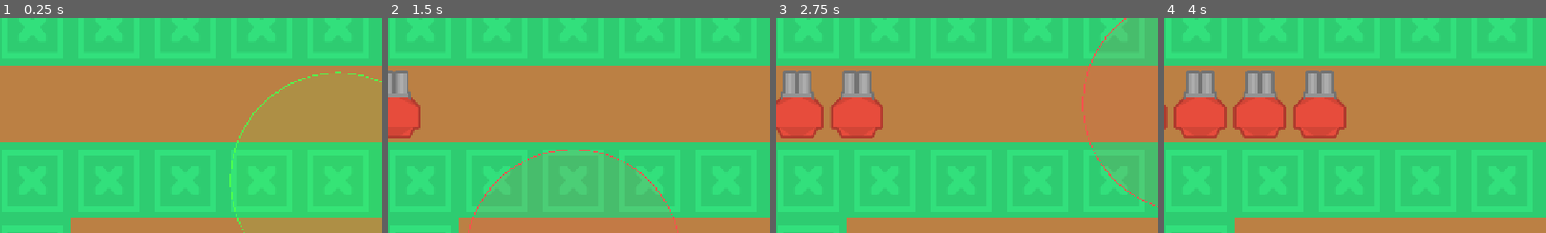
Above: before the commit, frames 1-4 (left to right).
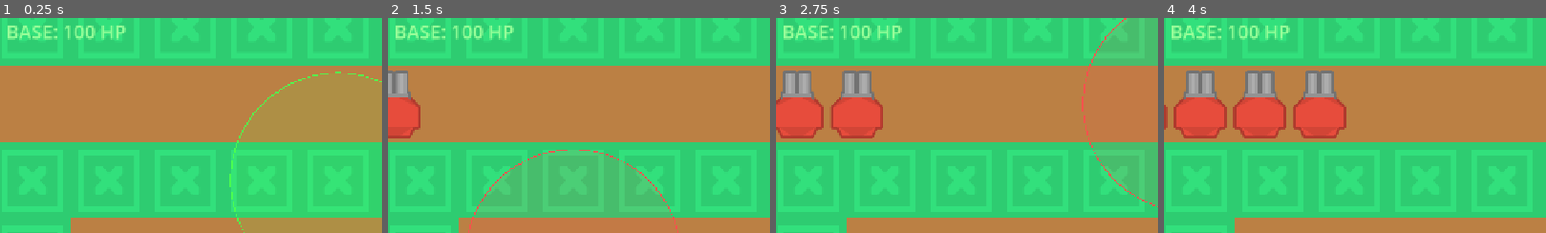
Above: after the commit, the same moments.

Repository: MarioMunPeq/primer-tower-defense
Game: Godot game, scene res://scenes/main.tscn
The game is run twice, just before and just after one commit, with the same random seed, the same clock (stepped at 60 frames per second) and the same inputs.
Inputs (mouse positions are % of the whole screen's width and height, from its top left):
- Up to frame 1 (0.25 s): no input
- Up to frame 2 (1.5 s): tap Enter at 0.5 s; move the mouse to (72, 45) at 0.52 s; click (72, 45) at 0.67 s; move the mouse to (30, 55) at 1.27 s; click (30, 55) at 1.42 s
- Up to frame 3 (2.75 s): move the mouse to (60, 28) at 2.02 s; click (60, 28) at 2.17 s
- Up to frame 4 (4 s): move the mouse to (45, 70) at 2.77 s; click (45, 70) at 2.92 s; move the mouse to (80, 65) at 3.52 s; click (80, 65) at 3.67 s
The pictures show only the part of the screen within x 1-51%, y 7-57%; the shares and areas given below are measured in that part.

The runs differ from the first frame. In frame 1, 1.0% of the frame differs, in the area x 2-33%, y 3-11%; in frame 2, 1.0%; in frame 3, 1.0%; in frame 4, 1.0%.

Commit message:
perf: stabilize runtime and optimize gameplay loops

Diff:
--- a/scenes/main.tscn
+++ b/scenes/main.tscn
@@ -41,3 +41,49 @@
 theme_override_colors/font_color = Color(1, 1, 0.5, 1)
 theme_override_font_sizes/font_size = 32
 text = ""
+
+[node name="BaseLabel" type="Label" parent="UI"]
+offset_left = 20.0
+offset_top = 48.0
+offset_right = 400.0
+offset_bottom = 92.0
+theme_override_colors/font_color = Color(0.6, 1, 0.6, 1)
+theme_override_font_sizes/font_size = 32
+text = ""
+
+[node name="EndScreen" type="CanvasLayer" parent="."]
+process_mode = 3
+visible = false
+
+[node name="Dim" type="ColorRect" parent="EndScreen"]
+anchors_preset = 15
+anchor_right = 1.0
+anchor_bottom = 1.0
+grow_horizontal = 2
+grow_vertical = 2
+color = Color(0, 0, 0, 0.6)
+
+[node name="Center" type="CenterContainer" parent="EndScreen"]
+anchors_preset = 15
+anchor_right = 1.0
+anchor_bottom = 1.0
+grow_horizontal = 2
+grow_vertical = 2
+
+[node name="VBox" type="VBoxContainer" parent="EndScreen/Center"]
+layout_mode = 2
+theme_override_constants/separation = 24
+
+[node name="StatusLabel" type="Label" parent="EndScreen/Center/VBox"]
+layout_mode = 2
+theme_override_colors/font_color = Color(1, 1, 1, 1)
+theme_override_font_sizes/font_size = 72
+horizontal_alignment = 1
+text = "GAME OVER"
+
+[node name="RestartButton" type="Button" parent="EndScreen/Center/VBox"]
+custom_minimum_size = Vector2(300, 72)
+layout_mode = 2
+size_flags_horizontal = 4
+theme_override_font_sizes/font_size = 36
+text = "RESTART"
--- a/scripts/enemies/basic_enemy.gd
+++ b/scripts/enemies/basic_enemy.gd
@@ -6,6 +6,7 @@
 ## damaged by towers.
 
 signal died(reward_amount: int)
+signal reached_base
 
 @export var speed: float = 100.0
 # HP is low enough that the starting two towers (100$ / 50$ each) can kill
@@ -13,8 +14,9 @@
 @export var health: int = 4
 @export var reward: int = 10
 
-func _ready() -> void:
-	print("BasicEnemy spawned at ", global_position)
+## Guarantees the enemy finishes exactly once (dies OR reaches the base), never
+## both, so its reward/damage signals are emitted at most one time.
+var _resolved := false
 
 func _physics_process(delta: float) -> void:
 	var follow := get_parent() as PathFollow2D
@@ -29,22 +31,31 @@
 ## Applies damage to the enemy. When health reaches zero the enemy dies and
 ## emits the `died` signal (for reward), then frees its PathFollow2D.
 func take_damage(amount: int) -> void:
-	if health <= 0:
+	if _resolved or health <= 0:
 		return
 	health -= amount
 	if health <= 0:
 		_die()
 
 func _die() -> void:
+	if _resolved:
+		return
+	_resolved = true
 	died.emit(reward)
-	if is_instance_valid(get_parent()) and get_parent() is PathFollow2D:
-		get_parent().queue_free()
-	else:
+	_free_follow()
+
+## Called when the enemy completes the path. Emits `reached_base` so the game
+## can damage the base (no reward for a leaked enemy), then frees itself.
+func _reach_end() -> void:
+	if _resolved:
+		return
+	_resolved = true
+	reached_base.emit()
+	_free_follow()
+
+func _free_follow() -> void:
+	var parent := get_parent()
+	if is_instance_valid(parent) and parent is PathFollow2D:
+		parent.queue_free()
+	elif is_inside_tree():
 		queue_free()
-
-## Called when the enemy completes the path. Frees the PathFollow2D (and this
-## node as its child) so nothing lingers in the scene.
-func _reach_end() -> void:
-	print("BasicEnemy reached end, freeing")
-	if is_instance_valid(get_parent()) and get_parent() is PathFollow2D:
-		get_parent().queue_free()
--- a/scripts/main.gd
+++ b/scripts/main.gd
@@ -8,23 +8,23 @@
 const ATLAS_ROAD := Vector2i(1, 0)
 
 const BASIC_TOWER := preload("res://scenes/towers/basic_tower.tscn")
+const BASIC_TOWER_SCRIPT := preload("res://scripts/towers/basic_tower.gd")
 
 const TOWER_COST := 50
+const BASE_HP_MAX := 100
 
 var _towers := {}
 var _hover_tile := Vector2i(-1, -1)
 var _money: int = 100
 var _selected_tower: Node2D = null
-var _tower_range: float = -1.0
-
-## Reads the real attack range from the BasicTower scene, cached once so the
-## preview drawn around the cursor always matches actual tower range.
-func _get_tower_range() -> float:
-	if _tower_range < 0.0:
-		var dummy := BASIC_TOWER.instantiate()
-		_tower_range = dummy.range
-		dummy.free()
-	return _tower_range
+var _base_hp: int = BASE_HP_MAX
+var _game_ended := false
+
+## The placement-preview range comes straight from the tower script's single
+## source constant (equivalent to BasicTower.range) — no scene is instantiated
+## just to read a number, so this is free to call.
+func _preview_range() -> float:
+	return BASIC_TOWER_SCRIPT.RANGE
 
 func _ready():
 	_setup_tilemap()
@@ -37,8 +37,12 @@
 
 	$WaveSpawner.wave_started.connect(_on_wave_started)
 	$WaveSpawner.enemy_rewarded.connect(_on_enemy_rewarded)
+	$WaveSpawner.enemy_reached_base.connect(_on_enemy_reached_base)
+	$WaveSpawner.game_complete.connect(_on_victory)
 	$WaveSpawner.setup($EnemyPath)
+	$EndScreen/Center/VBox/RestartButton.pressed.connect(_on_restart_pressed)
 	_update_money_ui()
+	_update_base_ui()
 
 func _setup_tilemap():
 	var ts := TileSet.new()
@@ -108,17 +112,51 @@
 func _on_enemy_rewarded(amount: int) -> void:
 	_money += amount
 	_update_money_ui()
+	_update_range_preview()
 
 func _update_money_ui() -> void:
 	$UI/MoneyLabel.text = "MONEY: $%d" % _money
 
-## Updates the hovered tile (for placement feedback) and the range preview.
+func _update_base_ui() -> void:
+	$UI/BaseLabel.text = "BASE: %d HP" % _base_hp
+
+## An enemy reached the exit: damage the base (no reward). Ends the game with a
+## loss when the base drops to zero or below.
+func _on_enemy_reached_base(damage: int) -> void:
+	if _game_ended:
+		return
+	_base_hp -= damage
+	_update_base_ui()
+	if _base_hp <= 0:
+		_base_hp = 0
+		_end_game("GAME OVER")
+
+## Called by the wave spawner when the last wave's enemies are all gone.
+func _on_victory() -> void:
+	_end_game("YOU WIN")
+
+func _end_game(text: String) -> void:
+	if _game_ended:
+		return
+	_game_ended = true
+	$EndScreen/Center/VBox/StatusLabel.text = text
+	$EndScreen.visible = true
+	get_tree().paused = true
+
+func _on_restart_pressed() -> void:
+	get_tree().paused = false
+	$WaveSpawner.begin_teardown()
+	get_tree().reload_current_scene()
+
+## Minimal per-frame work: track the hovered tile for placement feedback.
+## The range preview is NOT redrawn every frame — only when the hover tile
+## changes (below) or when selection/placement/money changes (event handlers).
 func _process(_delta: float) -> void:
 	var tile := _mouse_to_tile(get_global_mouse_position())
 	if tile != _hover_tile:
 		_hover_tile = tile
 		queue_redraw()
-	_update_range_preview()
+		_update_range_preview()
 
 func _unhandled_input(event: InputEvent) -> void:
 	if event is InputEventMouseButton and event.button_index == MOUSE_BUTTON_LEFT and event.pressed:
@@ -127,7 +165,9 @@
 		if _towers.has(tile):
 			_select_tower(_towers[tile])
 		else:
-			_selected_tower = null
+			if _selected_tower != null:
+				_selected_tower = null
+				_update_range_preview()
 			_try_place_tower(world_pos)
 
 ## Converts a world position to tilemap coordinates. Returns (-1,-1) off-map.
@@ -159,6 +199,7 @@
 	_money -= TOWER_COST
 	_update_money_ui()
 	queue_redraw()
+	_update_range_preview()
 
 func _tile_center(tile: Vector2i) -> Vector2:
 	return Vector2(tile.x * TILE_SIZE + TILE_SIZE / 2.0, tile.y * TILE_SIZE + TILE_SIZE / 2.0)
@@ -184,7 +225,10 @@
 
 ## Selects a placed tower. The preview then shows that tower's real range.
 func _select_tower(tower: Node2D) -> void:
+	if _selected_tower == tower:
+		return
 	_selected_tower = tower
+	_update_range_preview()
 
 ## Chooses what the RangePreview should draw: the selected tower's range, or the
 ## placement preview that follows the cursor.
@@ -208,4 +252,4 @@
 		color = Color(1.0, 0.8, 0.2, 0.9)
 	else:
 		color = Color(0.3, 1.0, 0.3, 0.9)
-	$RangePreview.show_range(_tile_center(tile), _get_tower_range(), color)
+	$RangePreview.show_range(_tile_center(tile), _preview_range(), color)
--- a/scripts/projectiles/basic_projectile.gd
+++ b/scripts/projectiles/basic_projectile.gd
@@ -3,17 +3,30 @@
 ## freeing itself once it hits (or if the target is gone).
 
 @export var speed: float = 400.0
+## Lifetime safety rail: if a projectile can never catch its target (edge case)
+## it frees itself after this many seconds instead of running forever under a
+## tower and accumulating.
+const MAX_LIFETIME := 5.0
 
 var _damage: int = 1
 var _target: Node2D = null
+var _age := 0.0
+var _resolved := false
 
 func init(dmg: int, target: Node2D) -> void:
 	_damage = dmg
 	_target = target
 
 func _physics_process(delta: float) -> void:
+	if _resolved:
+		return
 	if not is_instance_valid(_target):
-		queue_free()
+		_free_self()
+		return
+
+	_age += delta
+	if _age >= MAX_LIFETIME:
+		_free_self()
 		return
 
 	var to_target := _target.global_position - global_position
@@ -23,7 +36,13 @@
 	if distance <= step:
 		if _target.has_method("take_damage"):
 			_target.take_damage(_damage)
-		queue_free()
+		_free_self()
 		return
 
 	global_position += to_target.normalized() * step
+
+func _free_self() -> void:
+	if _resolved:
+		return
+	_resolved = true
+	queue_free()
--- a/scripts/towers/basic_tower.gd
+++ b/scripts/towers/basic_tower.gd
@@ -2,7 +2,15 @@
 ## Basic tower: detects enemies inside its range (Area2D) and fires
 ## basic_projectile instances at the nearest target every attack_cooldown.
 
-@export var range: float = 180.0
+## Single source of truth for the attack range. The scene exports this same
+## value; other systems read this constant instead of instantiating a tower
+## just to read the number.
+const RANGE := 180.0
+## Safety cap on in-flight projectiles per tower. Prevents an unexpected bug
+## from spawning unbounded nodes; it is far above any real gameplay need.
+const MAX_PROJECTILES := 8
+
+@export var range: float = RANGE
 @export var damage: int = 1
 @export var attack_cooldown: float = 0.8
 @export var cost: int = 50
@@ -27,9 +35,11 @@
 	var enemy: Node2D = area.get_parent()
 	_targets.erase(enemy)
 
+## Targets are kept tidy by the area_entered/area_exited signals (a freed enemy
+## automatically fires area_exited), so we only scan the list when about to fire.
 func _physics_process(delta: float) -> void:
-	_clean_dead_targets()
 	if _targets.is_empty():
+		_cooldown_left = 0.0
 		return
 
 	_cooldown_left -= delta
@@ -38,6 +48,9 @@
 
 	var target := _get_nearest_target()
 	if target == null:
+		# List may hold stale entries whose area_exited hasn't landed yet.
+		_clean_dead_targets()
+		_cooldown_left = attack_cooldown
 		return
 
 	_fire(target)
@@ -51,21 +64,29 @@
 		else:
 			i += 1
 
-## Returns the closest valid enemy. Priority/first-target logic can be added
-## here in a future milestone; for now we always shoot the nearest one.
+## Returns the closest valid enemy. Runs only when the tower is about to fire,
+## not every frame, so cost stays proportional to firing rate.
 func _get_nearest_target() -> Node2D:
 	var best: Node2D = null
 	var best_dist := INF
 	for enemy in _targets:
 		if not is_instance_valid(enemy):
 			continue
-		var d := global_position.distance_to(enemy.global_position)
+		var d := global_position.distance_squared_to(enemy.global_position)
 		if d < best_dist:
 			best_dist = d
 			best = enemy
 	return best
 
 func _fire(target: Node2D) -> void:
+	var in_flight := 0
+	for child in get_children():
+		if child.name == "BasicProjectile":
+			in_flight += 1
+	if in_flight >= MAX_PROJECTILES:
+		push_warning("BasicTower dropped a shot: in-flight projectile cap reached (%d)." % MAX_PROJECTILES)
+		return
+
 	var proj := BASIC_PROJECTILE.instantiate()
 	proj.init(damage, target)
 	# The projectile is a child of the tower, so position is local to it.
--- a/scripts/ui/range_preview.gd
+++ b/scripts/ui/range_preview.gd
@@ -9,13 +9,19 @@
 var _color := Color.WHITE
 
 ## Activates the circle. radius must be the real tower range in world px.
+## Only redraws when the visible state actually changes (geometry, color, or
+## shown/hidden), so idle frames do zero draw work.
 func show_range(center: Vector2, radius: float, color: Color) -> void:
+	if center == _center and is_equal_approx(radius, _radius) and color == _color:
+		return
 	_center = center
 	_radius = radius
 	_color = color
 	queue_redraw()
 
 func hide_range() -> void:
+	if _center == Vector2(INF, INF):
+		return
 	_center = Vector2(INF, INF)
 	queue_redraw()
 
--- a/scripts/waves/wave_spawner.gd
+++ b/scripts/waves/wave_spawner.gd
@@ -4,18 +4,34 @@
 
 signal wave_started(current_wave: int)
 signal enemy_rewarded(amount: int)
+signal enemy_reached_base(damage: int)
+signal game_complete
 
 const BASIC_ENEMY := preload("res://scenes/enemies/basic_enemy.tscn")
 
 ## Waves are defined as data so new waves can be added without touching logic.
 ## Each entry is: { "count": number of enemies, "interval": seconds between spawns }
+## The game wins after this finite set of waves is cleared.
 const WAVES: Array[Dictionary] = [
 	{ "count": 5, "interval": 1.0 },
 	{ "count": 8, "interval": 0.8 },
 	{ "count": 12, "interval": 0.7 },
+	{ "count": 16, "interval": 0.6 },
+	{ "count": 20, "interval": 0.5 },
 ]
 
+## Number of waves (for victory). Should match WAVES.size().
+const TOTAL_WAVES := 5
 const INTER_WAVE_DELAY := 3.0
+
+## Damage dealt to the base each time an enemy reaches the end.
+const BASE_ENEMY_DAMAGE := 10
+
+## Safety ceiling on simultaneously-live enemies. Far above normal gameplay
+## (50 simultaneous is the design target); prevents a runaway-spawn bug from
+## creating unbounded nodes. Reaching it logs a clear warning instead of
+## silently growing forever.
+const MAX_LIVE_ENEMIES := 250
 
 var _enemy_path: Path2D = null
 var _display_wave := 0     # 1-based wave number, keeps increasing
@@ -23,10 +39,24 @@
 var _alive := 0            # enemies still on the map (not yet freed)
 var _spawn_timer := 0.0
 var _rest_timer := 0.0
-var _state := "idle"       # idle | spawning | clearing | resting
+var _state := "idle"       # idle | spawning | clearing | resting | finished
+var _started := false
+var _victory_sent := false
+var _tearing_down := false
+
+## Called by main just before a scene restart. While the old scene tears down its
+## children's tree_exited signals still fire; the wave counter no longer matters
+## then, so we stop counting to avoid a spurious "negative live enemy" warning.
+func begin_teardown() -> void:
+	_tearing_down = true
 
 ## Called by main to give this spawner the path and start Wave 1.
+## Guards against being called more than once (which would double waves/timers).
 func setup(enemy_path: Path2D) -> void:
+	if _started:
+		push_warning("WaveSpawner.setup called more than once; ignoring.")
+		return
+	_started = true
 	_enemy_path = enemy_path
 	_start_next_wave()
 
@@ -43,8 +73,14 @@
 					_spawn_timer = _current_wave_interval()
 		"clearing":
 			if _alive <= 0:
-				_rest_timer = INTER_WAVE_DELAY
-				_state = "resting"
+				if _display_wave >= TOTAL_WAVES:
+					if not _victory_sent:
+						_victory_sent = true
+						game_complete.emit()
+					_state = "finished"
+				else:
+					_rest_timer = INTER_WAVE_DELAY
+					_state = "resting"
 		"resting":
 			_rest_timer -= delta
 			if _rest_timer <= 0.0:
@@ -62,6 +98,8 @@
 	return float(_wave_config()["interval"])
 
 func _start_next_wave() -> void:
+	if _state == "finished":
+		return
 	_display_wave += 1
 	_spawned = 0
 	_spawn_timer = 0.0
@@ -69,6 +107,10 @@
 	wave_started.emit(_display_wave)
 
 func _spawn_enemy() -> void:
+	if _alive >= MAX_LIVE_ENEMIES:
+		push_warning("WaveSpawner hit live-enemy ceiling (%d); deferring spawn until enemies clear." % MAX_LIVE_ENEMIES)
+		return
+
 	var follow := PathFollow2D.new()
 	follow.rotates = false
 	follow.loop = false
@@ -80,13 +122,18 @@
 	_alive += 1
 	enemy.tree_exited.connect(_on_enemy_gone)
 	enemy.died.connect(_on_enemy_died)
+	enemy.reached_base.connect(_on_enemy_reached_base)
 
 func _on_enemy_gone() -> void:
+	if _tearing_down:
+		return
 	_alive -= 1
+	if _alive < 0:
+		_alive = 0
+		push_warning("WaveSpawner counted a negative live-enemy amount; clamped to 0.")
 
 func _on_enemy_died(reward_amount: int) -> void:
 	enemy_rewarded.emit(reward_amount)
 
-## NOTE (future milestone): enemies that reach the end currently just free
-## themselves in basic_enemy.gd (_reach_end). When base lives are added, hook
-## detection there instead of relying solely on tree_exited.
+func _on_enemy_reached_base() -> void:
+	enemy_reached_base.emit(BASE_ENEMY_DAMAGE)
